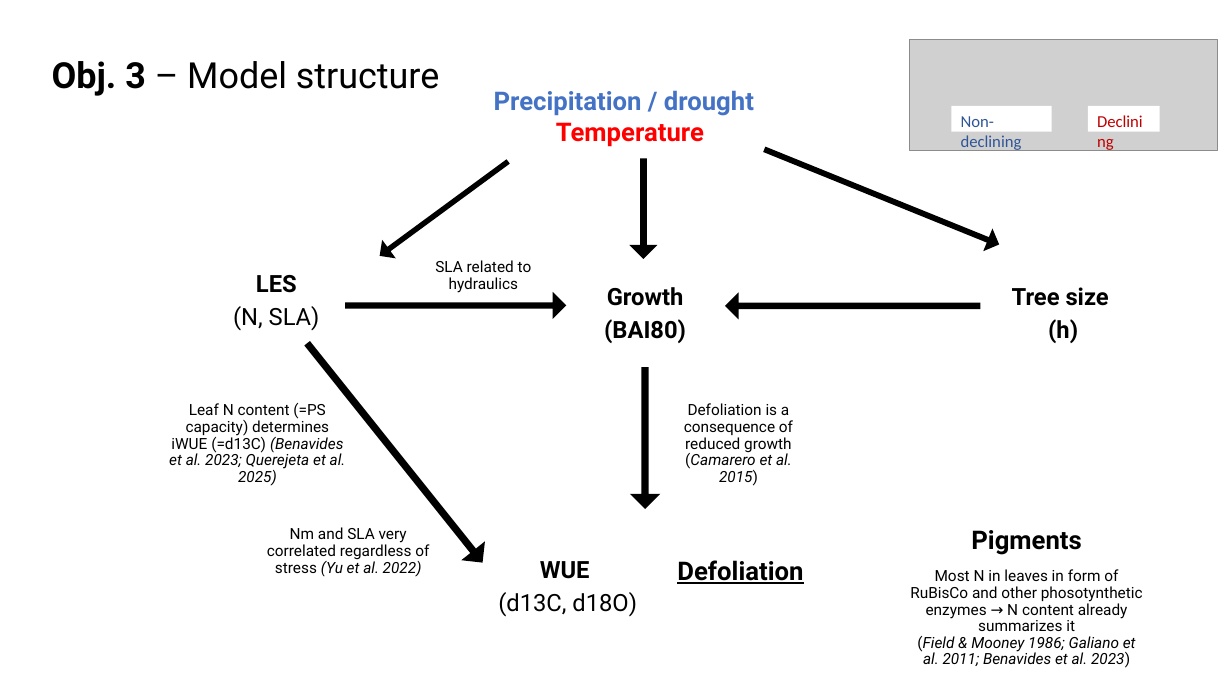
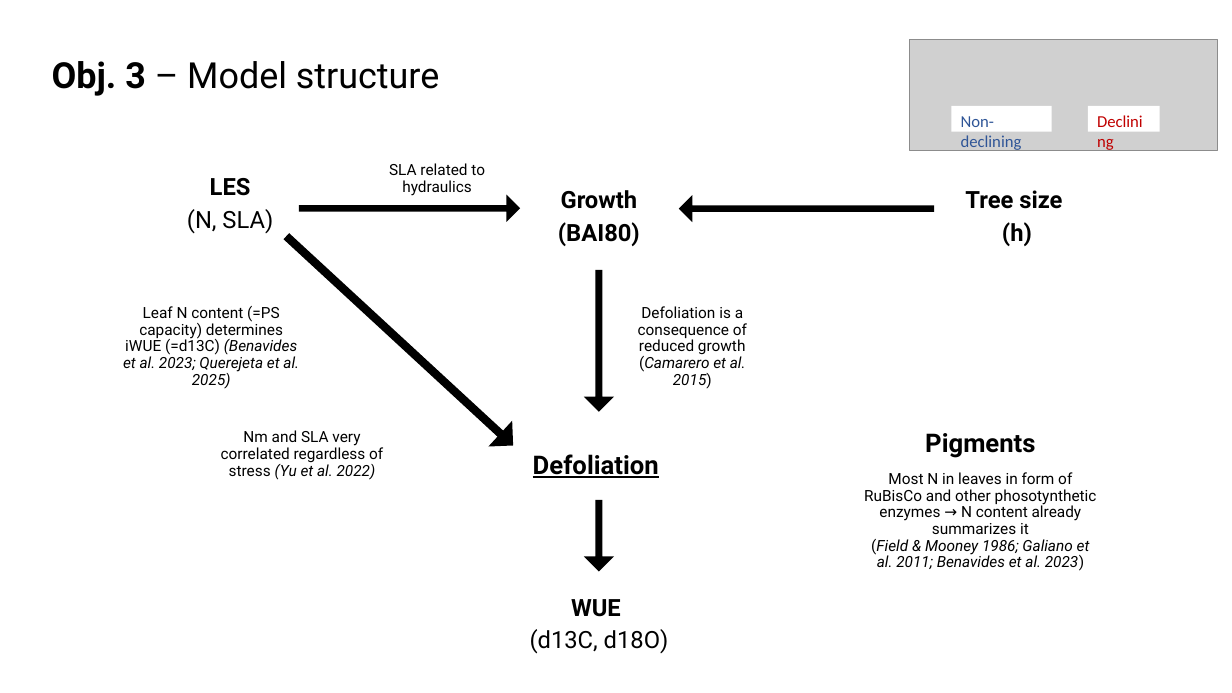
Before and after one commit to cris-fernandez/Tesis_Individuo, a slide deck: slide 21 of 06_ppts/Chapter2_variable_selection.pptx. Drawn at 1232x693 pixels with LibreOffice and Linux fonts; fonts in the diff are those of the drawing; grey boxes stand for pictures. Boxes give left, top, right and bottom in pixels: in the first picture for what was removed or moved away, otherwise in the second. Text is boxed around its words. In the diff, an @@ line names an element or a change of style, - is before the commit and + after.

```diff
--- a/06_ppts/Chapter2_variable_selection.pptx
+++ b/06_ppts/Chapter2_variable_selection.pptx
@@ text removed at [494,90,754,116] @@
-Precipitation / drought
@@ text removed at [556,122,704,147] @@
-Temperature
@@ down arrow removed at [760,138,1004,255] @@
@@ down arrow removed at [373,153,515,266] @@
@@ down arrow removed at [629,159,657,260] @@
@@ 2 texts, 1 down arrow: place and size @@
-2 texts, 1 down arrow at [267,293,1081,577]
+2 texts, 1 down arrow at [221,195,1035,480]
@@ down arrow at [275,223,526,459]: mirrored; rotation 321 to 312 degrees @@
@@ 7 texts, 2 down arrows: place and size @@
-7 texts, 2 down arrows at [169,260,1143,668]
+7 texts, 2 down arrows at [123,163,1097,571]
@@ text "Defoliation": place and size @@
-text "Defoliation" at [677,560,803,584]
+text "Defoliation" at [533,454,659,478]
@@ down arrow added at [584,500,615,572], fill #000000 @@
@@ text "WUE": place and size @@
-text "WUE" at [498,561,637,616]
+text "WUE" at [530,599,669,654]
```
Also in this commit, not shown: 12 other slides changed, 1 slide added, 3 other files.
